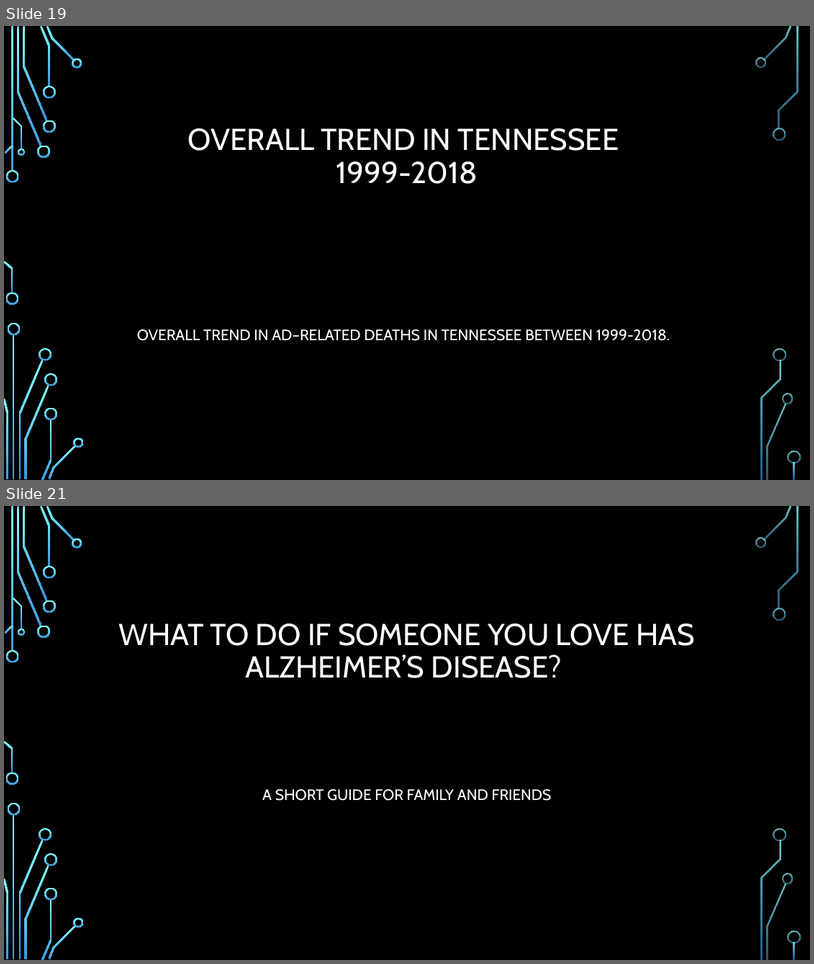
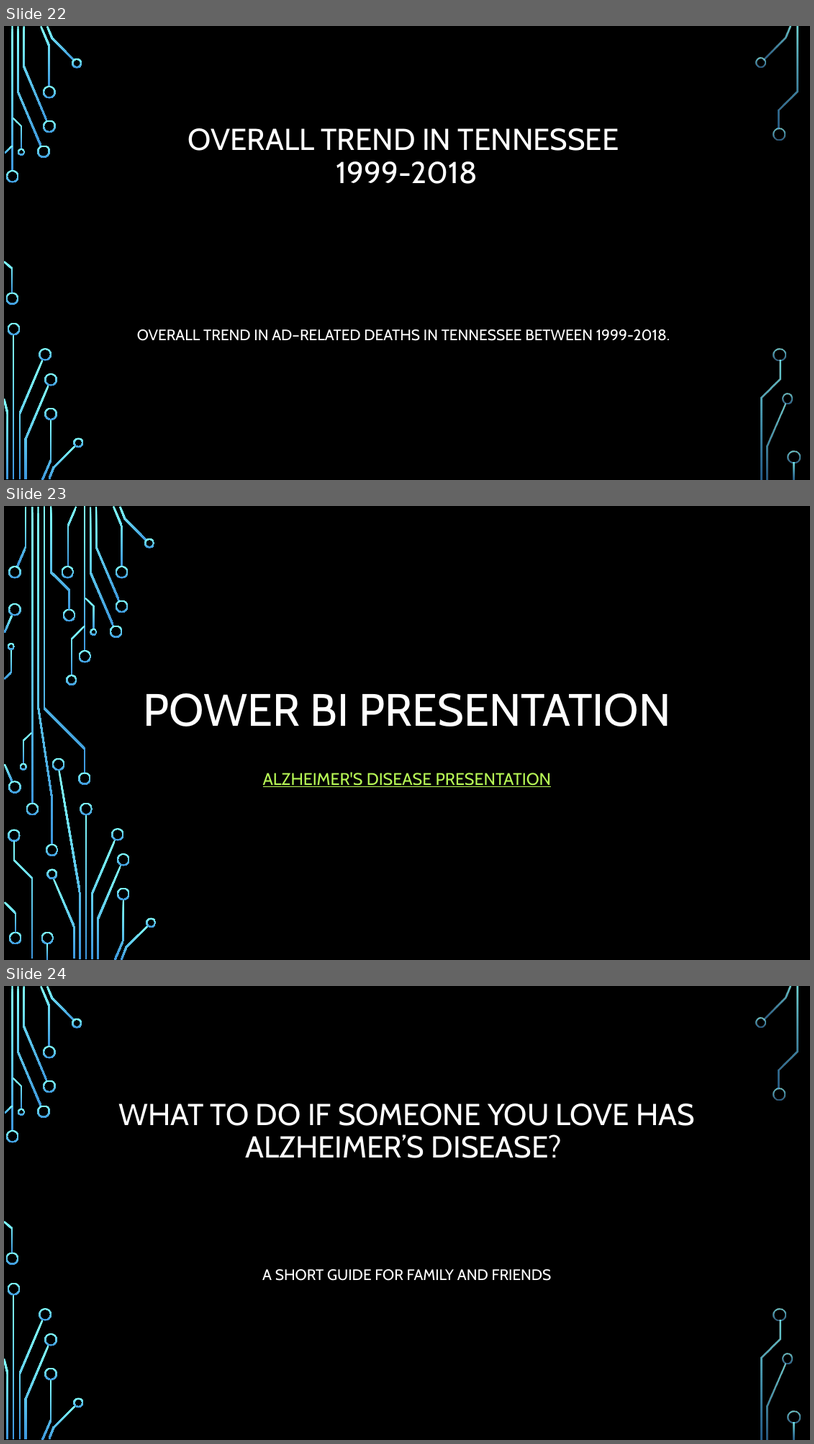
Before and after one commit to MrBardot/Trends-in-Alzheimers-Disease-Fatalities-in-the-United-States-and-Tennessee-from-1999-2018.-, a slide deck: Presentation/Alzheimer’s Disease Trends in the United States.pptx. Shown one above the other, each under a label of ours: slides 19 and 21 before the commit, slides 22, 23 and 24 after it; the slides between them are not shown. The pictures are 814x964 and 814x1444 pixels, drawn with LibreOffice and Linux fonts; fonts in the diff are those of the drawing; background and template pictures are left out. Boxes give left, top, right and bottom in pixels: in the first picture for what was removed or moved away, otherwise in the second. Text is boxed around its words. In the diff, an @@ line names an element or a change of style, - is before the commit and + after.

```diff
--- a/Presentation/Alzheimer’s Disease Trends in the United States.pptx
+++ b/Presentation/Alzheimer’s Disease Trends in the United States.pptx
@@ slide 23 added at box(4, 506, 810, 960), background picture (left out) @@
@@ title added at box(144, 693, 671, 726), 54 pt, text #FFFFFF @@
+POWER BI PRESENTATION
@@ subtitle added at box(263, 772, 552, 787), 20 pt, text #B8FA56, underline @@
+ALZHEIMER'S DISEASE PRESENTATION
@@ group added at box(4, 506, 157, 960): 50 freeform shapes, 4 rectangles @@
@@ what was slide 19 is now slide 22 @@
@@ what was slide 21 is now slide 24 @@
```
Also in this commit, not shown: 3 slides changed, 3 other slides added, 4 slides removed.
